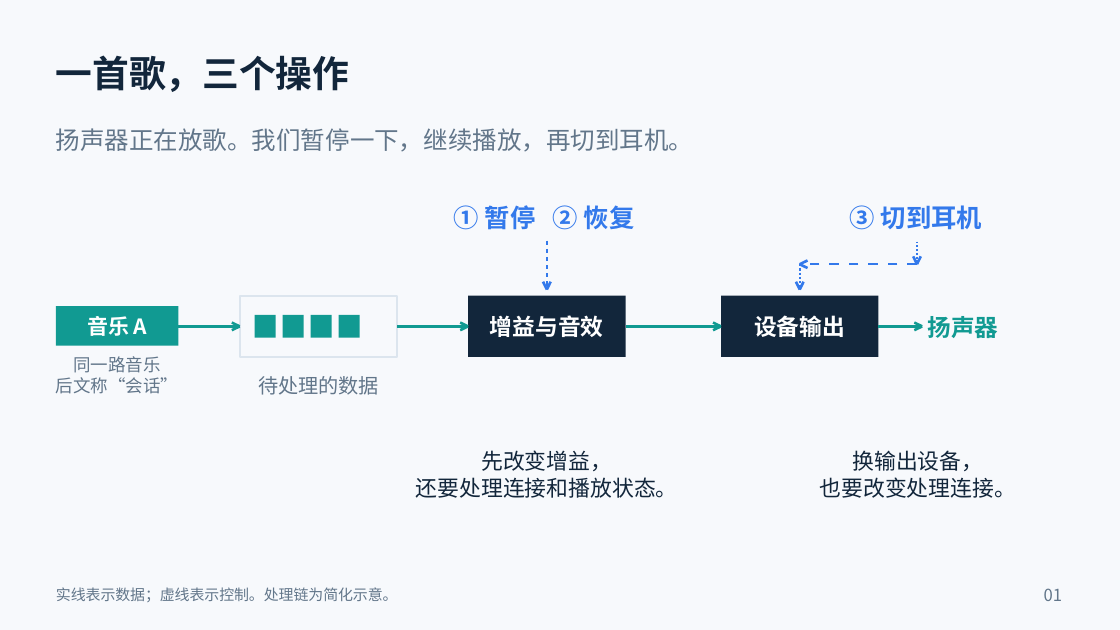
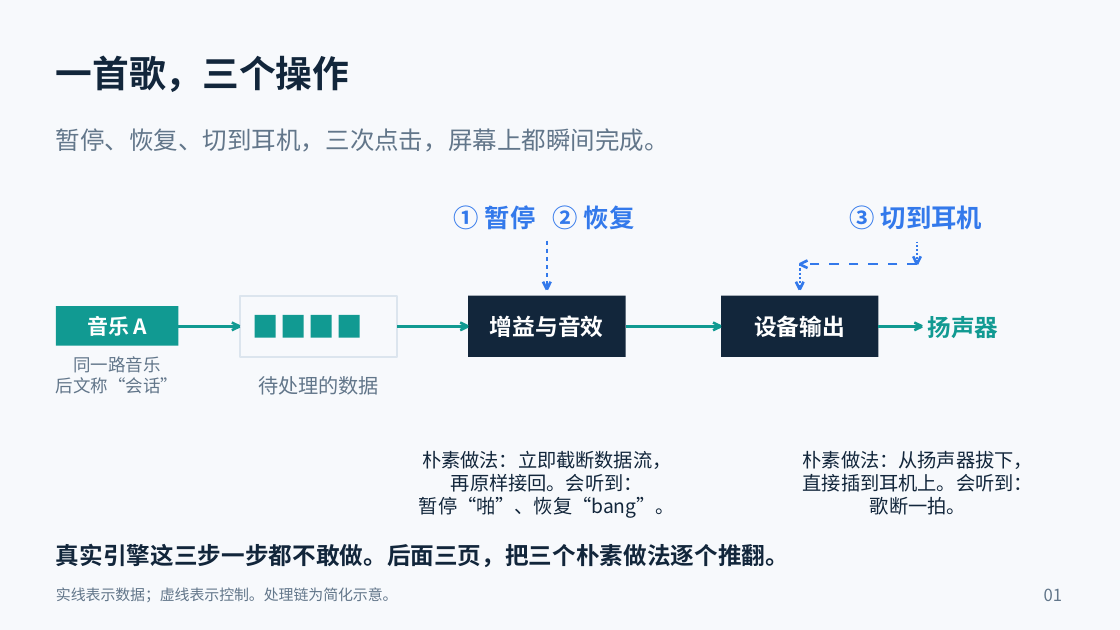
Before and after one commit to c8x1/preeaudio_share, a slide deck: slide 1 of audio_scenario/一首歌三个操作_场景演示稿.pptx. Drawn at 1120x630 pixels with LibreOffice and Linux fonts; fonts in the diff are those of the drawing. Boxes give left, top, right and bottom in pixels: in the first picture for what was removed or moved away, otherwise in the second. Text is boxed around its words. In the diff, an @@ line names an element or a change of style, - is before the commit and + after.

```diff
--- a/audio_scenario/一首歌三个操作_场景演示稿.pptx
+++ b/audio_scenario/一首歌三个操作_场景演示稿.pptx
@@ text at bbox=[56, 128, 669, 152]: text changed @@
-扬声器正在放歌。我们暂停一下，继续播放，再切到耳机。
+暂停、恢复、切到耳机，三次点击，屏幕上都瞬间完成。
@@ text at bbox=[419, 450, 675, 518]: text changed; size 18.8 to 16.5 pt @@
-先改变增益，
-还要处理连接和播放状态。
+朴素做法：立即截断数据流，
+再原样接回。会听到：
+暂停“啪”、恢复“bang”。
@@ text at bbox=[803, 450, 1033, 515]: text changed; size 18.8 to 16.5 pt @@
-换输出设备，
-也要改变处理连接。
+朴素做法：从扬声器拔下，
+直接插到耳机上。会听到：
+歌断一拍。
@@ text added at bbox=[56, 544, 789, 567], 20.2 pt, text #12263B, bold @@
+真实引擎这三步一步都不敢做。后面三页，把三个朴素做法逐个推翻。
```
Also in this commit, not shown: 5 other slides changed, 24 other files.
